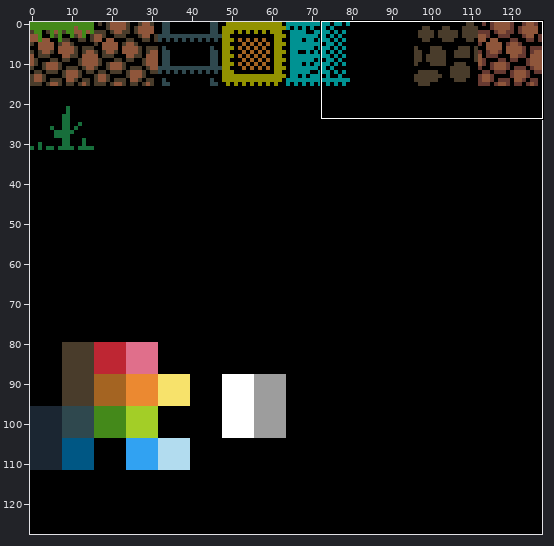
One commit to this sprite sheet: data/world.png. Above, an overview of the earlier version with the close-up marked.
Close-up. As it was:
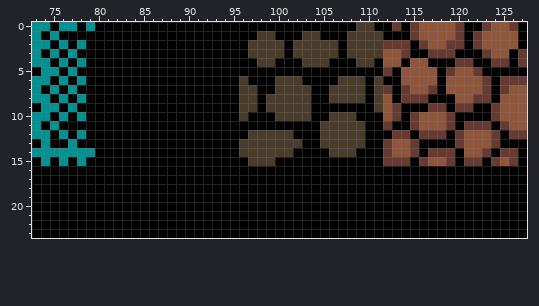
The file is 128x128 pixels. Colours within 5 levels of each other are drawn and written as one. Shown: x 73..127, y 0..23.
The result:
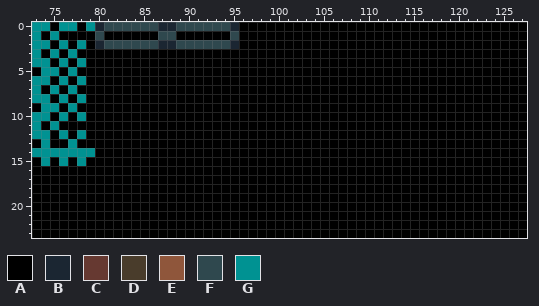
Palette (. is transparent): A #000000  B #1b2632  C #663931  D #493c2b  E #8f563b  F #2f484e  G #009292
What changed:
@@ x 73..127 @@
- 0 GGAGGAGAAAAAAAAAAAAAAAAAAAAAAAAAAAAADDAACACEEEECAACEECA
- 1 GAGAAAAAAAAAAAAAAAAAAAAAADDAAADDAAADDDDAAACEEEECACEEEEA
- 2 GGAGAGAAAAAAAAAAAAAAAAAADDDDADDDDDADDDDCCCACEECCACEEEEA
- 3 GAGAGAAAAAAAAAAAAAAAAAAADDDDADDDDDADDDDEECAACCCAAACEEAC
- 4 GGAGAGAAAAAAAAAAAAAAAAAAADDAAADDDAAADDAEEAEEAAACCAACCAC
- 5 AGGAGAAAAAAAAAAAAAAAAAAAAAAAAAAAAAAAAAACAEEEEACEECAAAAA
- 6 GGAGAGAAAAAAAAAAAAAAAAADAAADDDAAAADDDADAAEEEEAEEEECACCC
- 7 GAGAGAAAAAAAAAAAAAAAAAADDAADDDDAADDDDADCACEECAEEEECACEE
- 8 GGAGAGAAAAAAAAAAAAAAAAADDADDDDDAADDDDADEACCCAAAEECCAEEE
- 9 AGGAGAAAAAAAAAAAAAAAAAADDADDDDDAAAAAAADECAAACCACCAACEEE
-10 GGAGAGAAAAAAAAAAAAAAAAADAAADDDDAADDDAAAECACEEECAAAACEEE
-11 GAGAAAAAAAAAAAAAAAAAAAAAAAAAAAAADDDDDAACAACEEECACCCACEE
-12 GGAGAGAAAAAAAAAAAAAAAAAADDDDDAAADDDDDAAACCACCCACEEECACC
-13 AGAAGAAAAAAAAAAAAAAAAAADDDDDDDAADDDDDAACEECAAAACEEECAAA
-14 GGGGGGGAAAAAAAAAAAAAAAADDDDDDAAAADDDAAACEECACCCAEECACCA
-15 AGAGAGAAAAAAAAAAAAAAAAAADDDAAAAAAAAAAAACCCACEECACCACECA
+ 0 GGAGGAGBFFFFFFBBFFFFFFBAAAAAAAAAAAAAAAAAAAAAAAAAAAAAAAA
+ 1 GAGAAAAFAAAAAAFFAAAAAAFAAAAAAAAAAAAAAAAAAAAAAAAAAAAAAAA
+ 2 GGAGAGABFFFFFFBBFFFFFFBAAAAAAAAAAAAAAAAAAAAAAAAAAAAAAAA
+ 3 GAGAGAAAAAAAAAAAAAAAAAAAAAAAAAAAAAAAAAAAAAAAAAAAAAAAAAA
+ 4 GGAGAGAAAAAAAAAAAAAAAAAAAAAAAAAAAAAAAAAAAAAAAAAAAAAAAAA
+ 5 AGGAGAAAAAAAAAAAAAAAAAAAAAAAAAAAAAAAAAAAAAAAAAAAAAAAAAA
+ 6 GGAGAGAAAAAAAAAAAAAAAAAAAAAAAAAAAAAAAAAAAAAAAAAAAAAAAAA
+ 7 GAGAGAAAAAAAAAAAAAAAAAAAAAAAAAAAAAAAAAAAAAAAAAAAAAAAAAA
+ 8 GGAGAGAAAAAAAAAAAAAAAAAAAAAAAAAAAAAAAAAAAAAAAAAAAAAAAAA
+ 9 AGGAGAAAAAAAAAAAAAAAAAAAAAAAAAAAAAAAAAAAAAAAAAAAAAAAAAA
+10 GGAGAGAAAAAAAAAAAAAAAAAAAAAAAAAAAAAAAAAAAAAAAAAAAAAAAAA
+11 GAGAAAAAAAAAAAAAAAAAAAAAAAAAAAAAAAAAAAAAAAAAAAAAAAAAAAA
+12 GGAGAGAAAAAAAAAAAAAAAAAAAAAAAAAAAAAAAAAAAAAAAAAAAAAAAAA
+13 AGAAGAAAAAAAAAAAAAAAAAAAAAAAAAAAAAAAAAAAAAAAAAAAAAAAAAA
+14 GGGGGGGAAAAAAAAAAAAAAAAAAAAAAAAAAAAAAAAAAAAAAAAAAAAAAAA
+15 AGAGAGAAAAAAAAAAAAAAAAAAAAAAAAAAAAAAAAAAAAAAAAAAAAAAAAA
 16 AAAAAAAAAAAAAAAAAAAAAAAAAAAAAAAAAAAAAAAAAAAAAAAAAAAAAAA
Boxes around the changes in both close-ups, in picture pixels (x1, y1, x2, y2):
changed: (95, 22, 527, 166)
